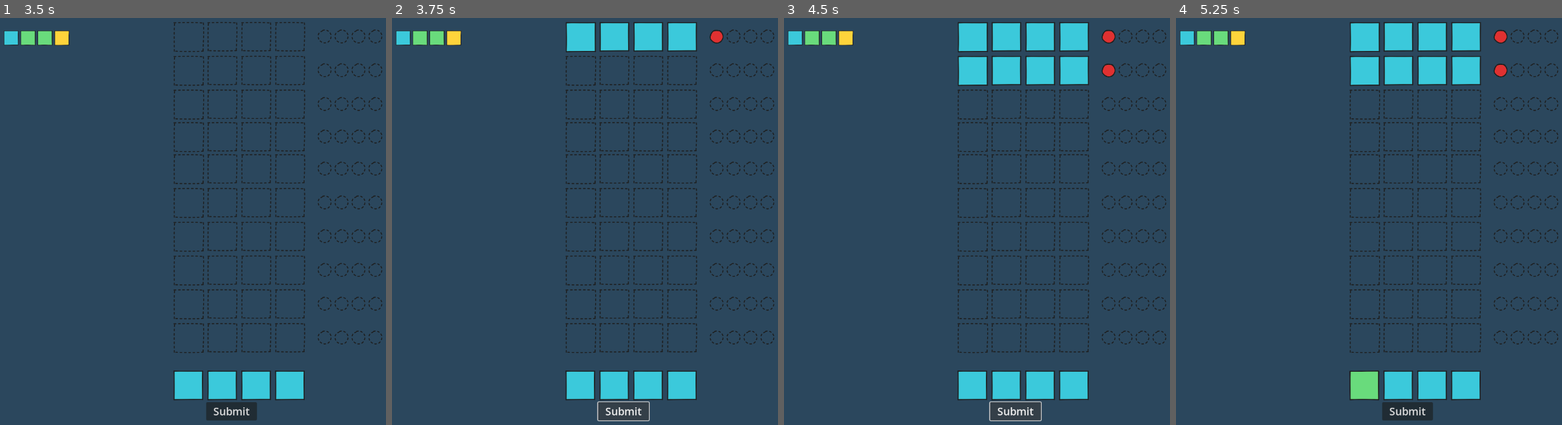
Above: before the commit, frames 1-4 (left to right).
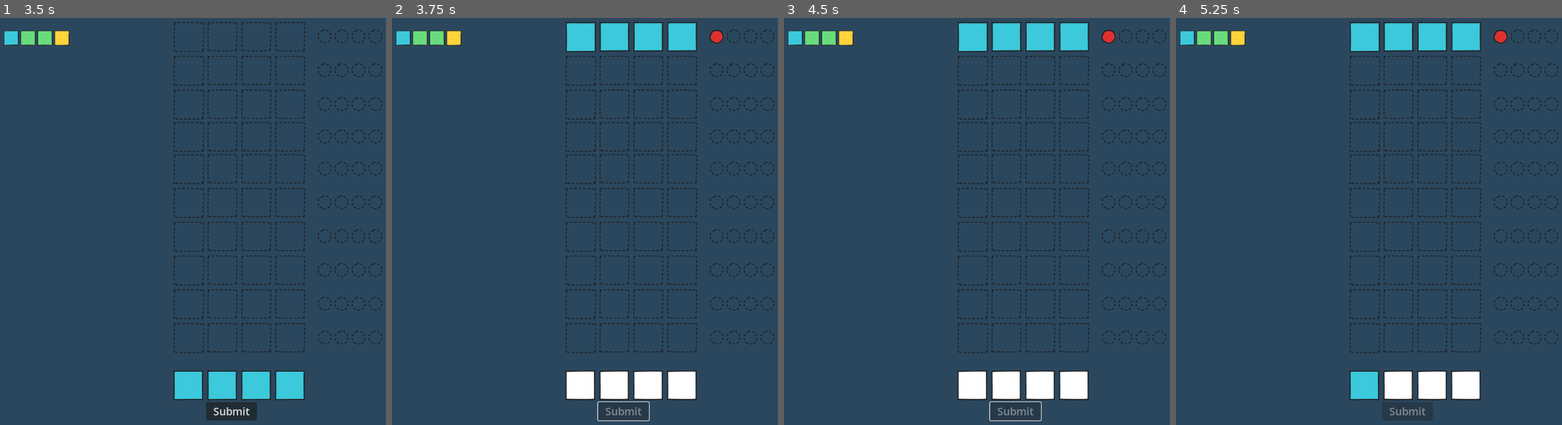
Above: after the commit, the same moments.

Repository: mromphf/mastermind
Game: Godot game, scene res://root.tscn
Two runs of this game, one before a commit and one after it. Both use one fixed random seed, a clock stepped at 60 frames per second and the inputs below.
Inputs (mouse positions are in pixels of both pictures, inside the frame that each line leads up to):
- Up to frame 1 (3.5 s): click (189, 384) at 0.5 s; click (223, 384) at 1.25 s; click (258, 384) at 2 s; click (289, 384) at 2.75 s
- Up to frame 2 (3.75 s): click "Submit" at 3.5 s
- Up to frame 3 (4.5 s): click (1015, 412) at 4.25 s, where only the run before the commit has a clickable "Submit"
- Up to frame 4 (5.25 s): click (1365, 384) at 5 s

Frame 1 is identical in both runs. In frame 2, 2.1% of the frame differs, in the area x 45-79%, y 86-98%; in frame 3, 4.3%, in the area x 45-86%, y 9-98%; in frame 4, 4.2%.

Commit message:
Reset selections after submit.

Diff:
--- a/HUD.gd
+++ b/HUD.gd
@@ -22,6 +22,7 @@
 
 func _on_submit():
 	$Snap.play()
+	$Submit.disabled = true
 	emit_signal("publish_submission", {
 		1: $Selections/Selector1.ord,
 		2: $Selections/Selector2.ord,
@@ -29,6 +30,9 @@
 		4: $Selections/Selector4.ord
 	})
 
+	for sel in $Selections.get_children():
+		sel.reset()
+
 
 func _ready():
 	for selector in $Selections.get_children():
--- a/selector.gd
+++ b/selector.gd
@@ -5,6 +5,10 @@
 signal selector_pushed
 
 @export var ord: int = 0
+
+func reset():
+	ord = 0
+	$Sprite.set_texture(Code.image_map[Code.Colors.WHITE])
 
 func _update_text(text):
 	$Sprite.set_texture(text)
